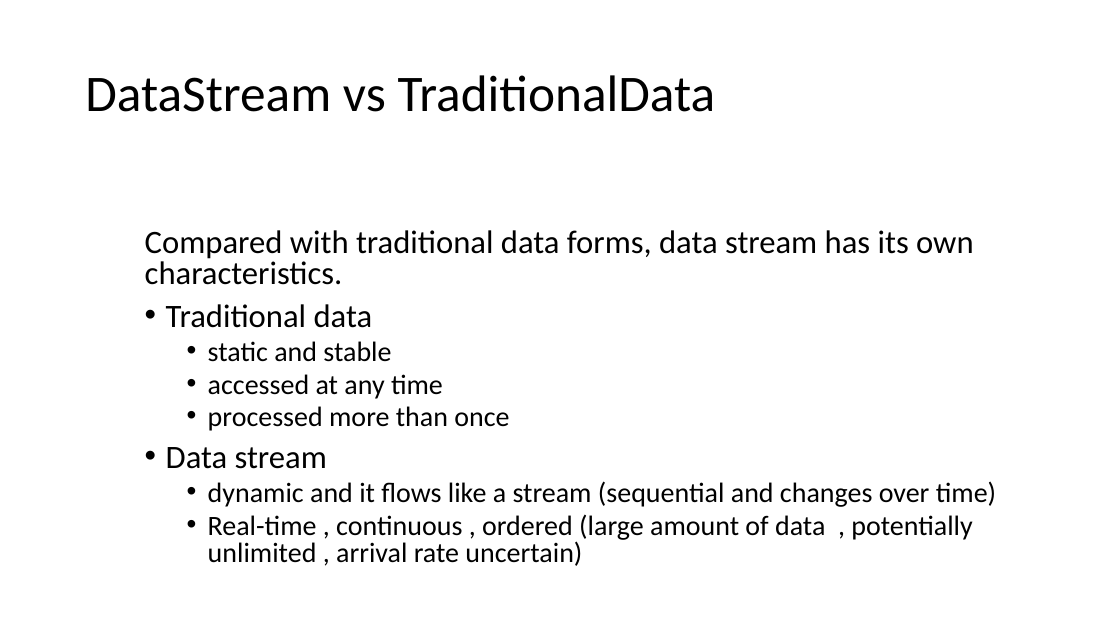
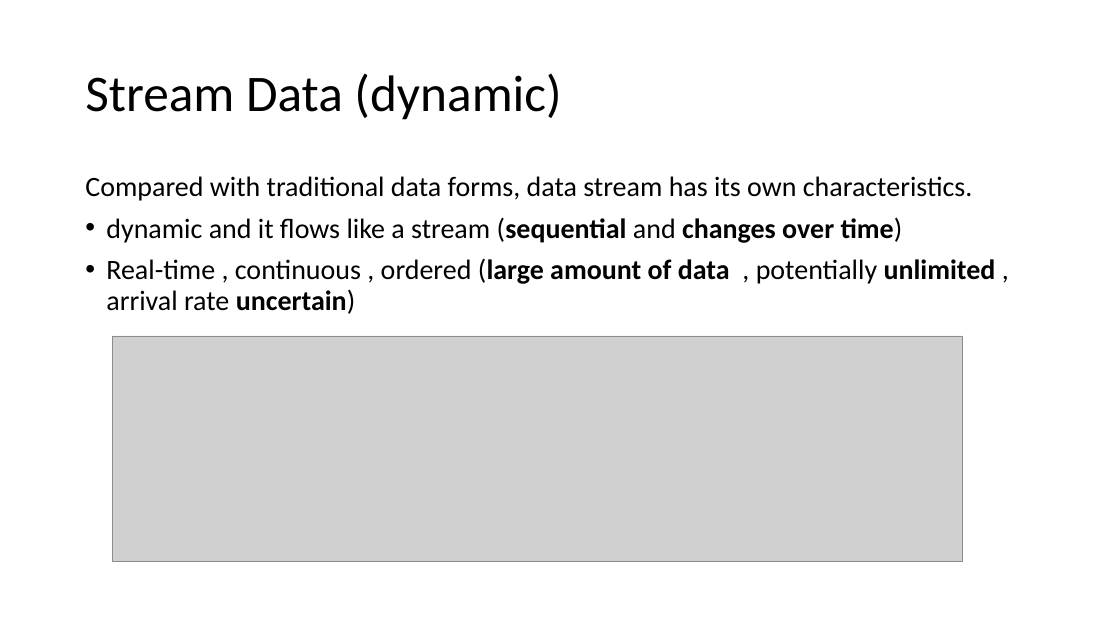
Before and after one commit to SC-One/ClusteringDataStream, a slide deck: slide 9 of Presentation/Data Mining in clustering.pptx (slide 10 before the commit). Drawn at 1120x630 pixels with LibreOffice and Linux fonts; fonts in the diff are those of the drawing; grey boxes stand for pictures. Boxes give left, top, right and bottom in pixels: in the first picture for what was removed or moved away, otherwise in the second. Text is boxed around its words. In the diff, an @@ line names an element or a change of style, - is before the commit and + after.

```diff
--- a/Presentation/Data Mining in clustering.pptx
+++ b/Presentation/Data Mining in clustering.pptx
@@ title at [85, 73, 561, 120]: text changed @@
-DataStream vs TraditionalData
+Stream Data (dynamic)
@@ text "Compared with traditional data forms, ...": place and size @@
-text "Compared with traditional data forms, ..." at [145, 230, 996, 566]
+text "Compared with traditional data forms, ..." at [85, 176, 996, 314]
@@ text "Compared with traditional data forms, ..." at [85, 176, 996, 314]: size 28 to 24 pt in "Compared with traditional data forms, data stream ..."; bold on in "(sequential changes over time)", "(large amount of data unlimited uncertain)"; line spacing 0.8 to 0.9; list level 2 to 1 in "dynamic and it flows like ..."; list level 2 to 1 in "Real-time , continuous , ordered ..." @@
@@ text at [166, 304, 509, 469]: paragraphs removed @@
-• Traditional data
-  • static and stable
-  • accessed at any time
-  • processed more than once
-• Data stream
@@ picture added at [113, 336, 963, 562] @@
```
Also in this commit, not shown: 2 other slides changed, 11 slides added, 5 slides removed.
